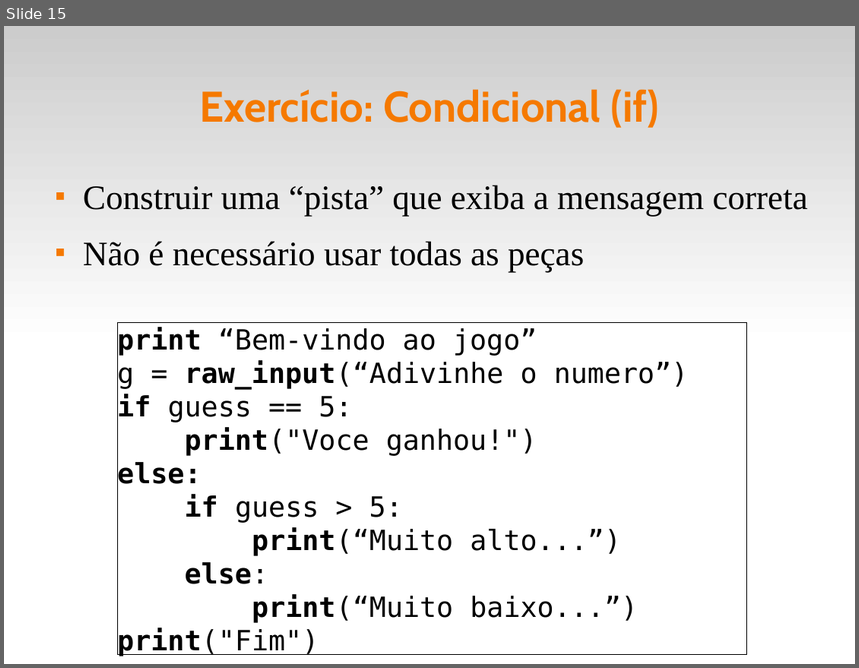
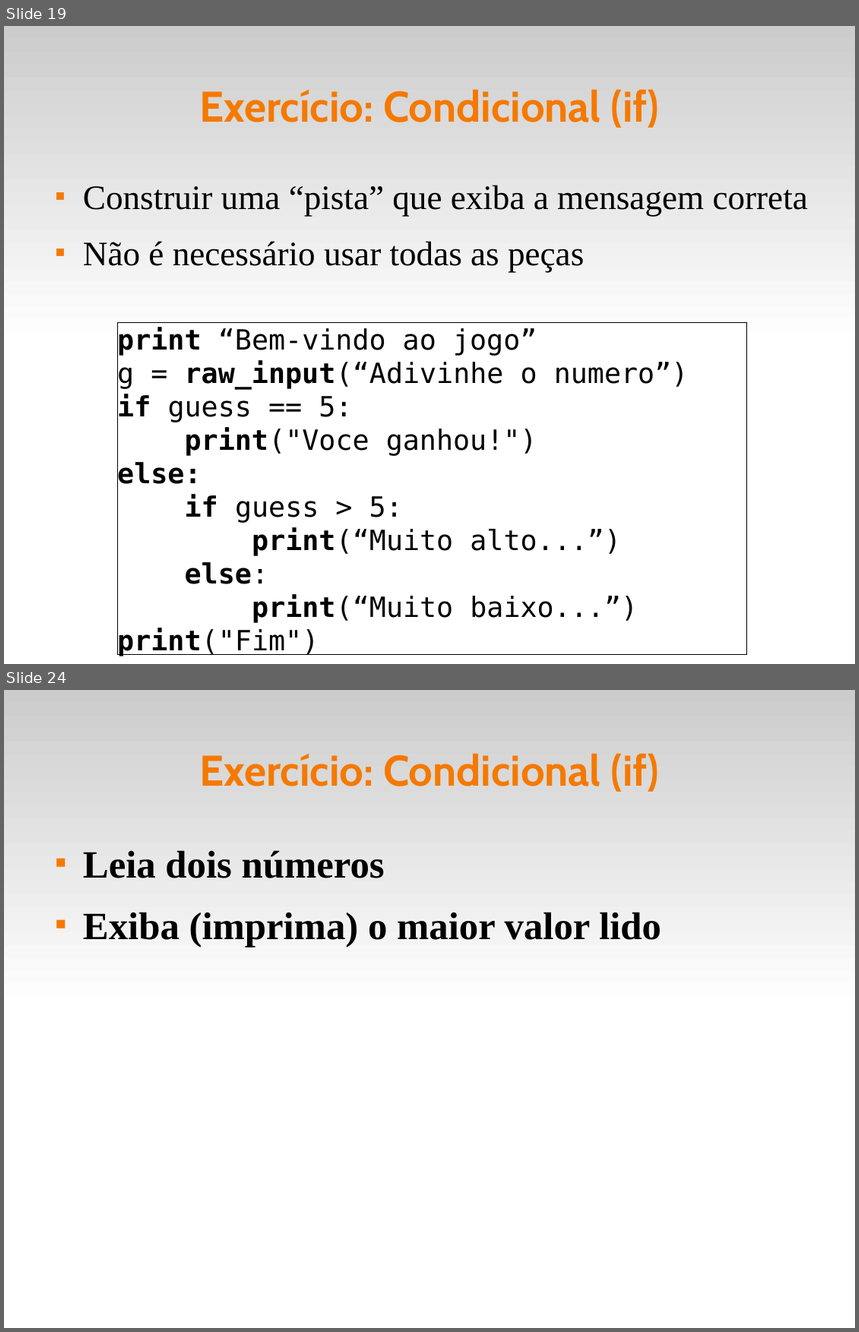
Before and after one commit to fsantanna-uerj/IPD, a slide deck: slides/ipd-03.odp. Shown one above the other, each under a label of ours: slide 15 before the commit, slides 19 and 24 after it; the slides between them are not shown. The pictures are 859x668 and 859x1332 pixels, drawn with LibreOffice and Linux fonts; fonts in the diff are those of the drawing. Boxes give left, top, right and bottom in pixels: in the first picture for what was removed or moved away, otherwise in the second. Text is boxed around its words. In the diff, an @@ line names an element or a change of style, - is before the commit and + after.

```diff
--- a/slides/ipd-03.odp
+++ b/slides/ipd-03.odp
@@ slide 24 added at <box>4,690,855,1328</box>, background #FFFFFF; not listed: 1 template element that a slide beside it also shows @@
@@ title added at <box>199,753,659,792</box>, 40 pt, text #F57900, bold @@
+Exercício: Condicional (if)
@@ freeform shape added at <box>71,843,71,843</box>, fill #99CCFF, outline #FF0000 4.25 pt @@
@@ text added at <box>83,850,661,947</box>, 36 pt, text #000000, bold @@
+■ Leia dois números
+■ Exiba (imprima) o maior valor lido
@@ what was slide 15 is now slide 19 @@
```
Also in this commit, not shown: 3 slides changed, 9 other slides added, 3 other files.
